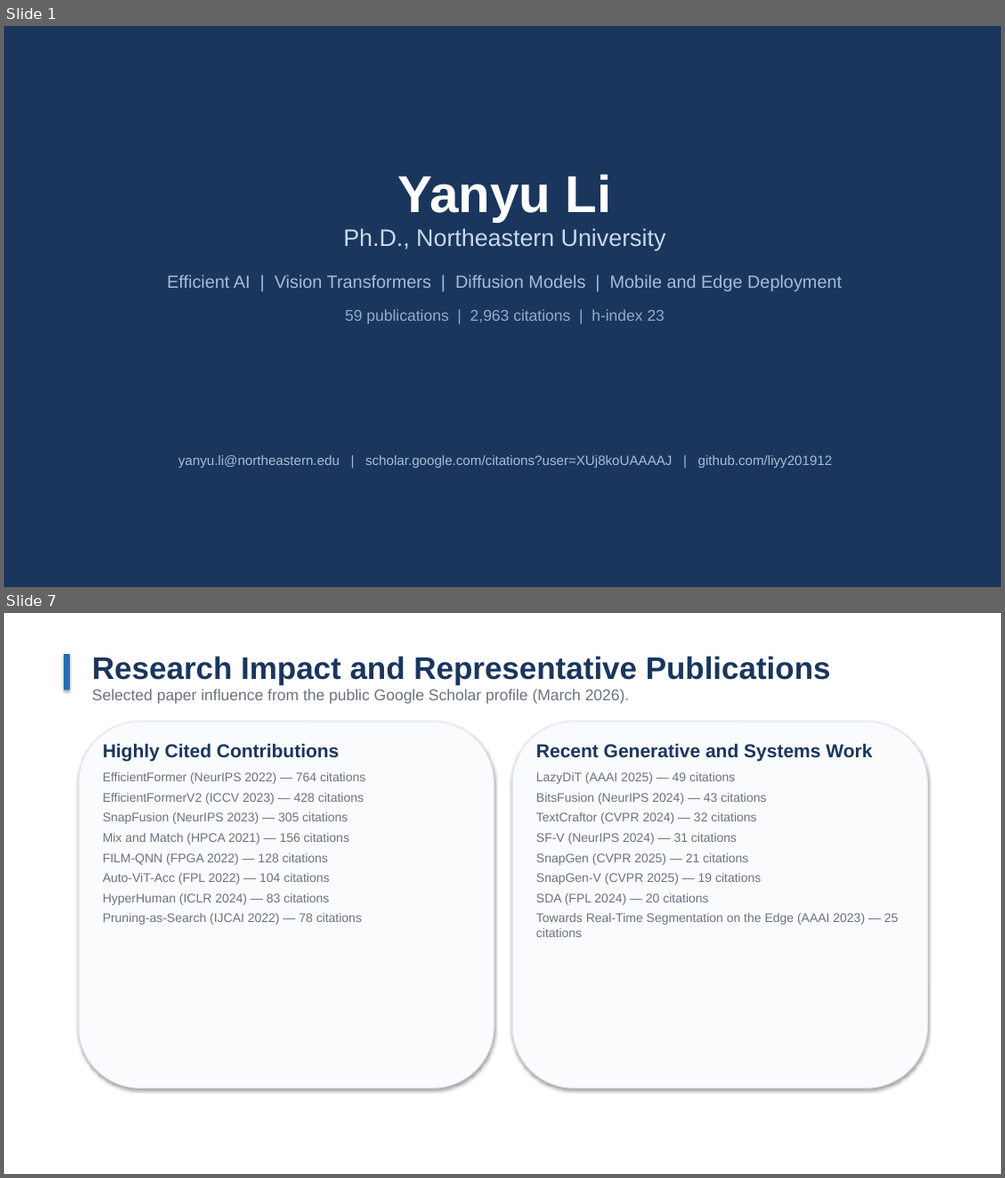
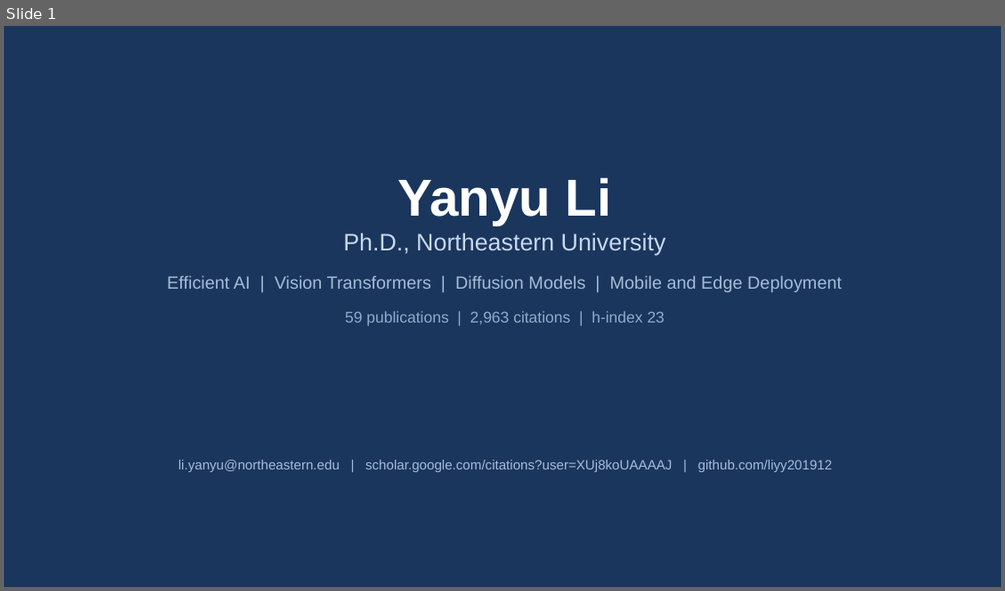
Before and after one commit to liyy201912/yy-webpage, a slide deck: presentation.pptx. Shown one above the other, each under a label of ours: slides 1 and 7 before the commit, slide 1 after it; the slides between them are not shown. The pictures are 1005x1178 and 1005x591 pixels, drawn with LibreOffice and Linux fonts; fonts in the diff are those of the drawing. Boxes give left, top, right and bottom in pixels: in the first picture for what was removed or moved away, otherwise in the second. Text is boxed around its words. In the diff, an @@ line names an element or a change of style, - is before the commit and + after.

```diff
--- a/presentation.pptx
+++ b/presentation.pptx
@@ slide 7 removed at [4,613,1001,1174], background #FFFFFF @@
@@ rectangle removed at [64,654,70,690] @@
@@ text removed at [92,656,831,704] @@
-Research Impact and Representative Publications
-Selected paper influence from the public Google Scholar profile (March 2026).
@@ rounded rectangle removed at [79,722,494,1088] @@
@@ text removed at [103,743,365,925] @@
-Highly Cited Contributions
-EfficientFormer (NeurIPS 2022) — 764 citations
-EfficientFormerV2 (ICCV 2023) — 428 citations
-SnapFusion (NeurIPS 2023) — 305 citations
-Mix and Match (HPCA 2021) — 156 citations
-FILM-QNN (FPGA 2022) — 128 citations
-Auto-ViT-Acc (FPL 2022) — 104 citations
-HyperHuman (ICLR 2024) — 83 citations
-Pruning-as-Search (IJCAI 2022) — 78 citations
@@ rounded rectangle removed at [512,722,928,1088] @@
@@ text removed at [536,743,898,937] @@
-Recent Generative and Systems Work
-LazyDiT (AAAI 2025) — 49 citations
-BitsFusion (NeurIPS 2024) — 43 citations
-TextCraftor (CVPR 2024) — 32 citations
-SF-V (NeurIPS 2024) — 31 citations
-SnapGen (CVPR 2025) — 21 citations
-SnapGen-V (CVPR 2025) — 19 citations
-SDA (FPL 2024) — 20 citations
-Towards Real-Time Segmentation on the Edge (AAAI 2023) — 25 citations
@@ slide 1 changed as well @@
@@ text at [343,232,666,255]: less space between paragraphs @@
@@ text at [178,459,833,472]: text changed @@
-yanyu.li@northeastern.edu | scholar.google.com/citations?user=XUj8koUAAAAJ | github.com/liyy201912
+li.yanyu@northeastern.edu | scholar.google.com/citations?user=XUj8koUAAAAJ | github.com/liyy201912
```
Also in this commit, not shown: 3 other slides changed, 3 slides added, 4 other slides removed, 3 other files.
